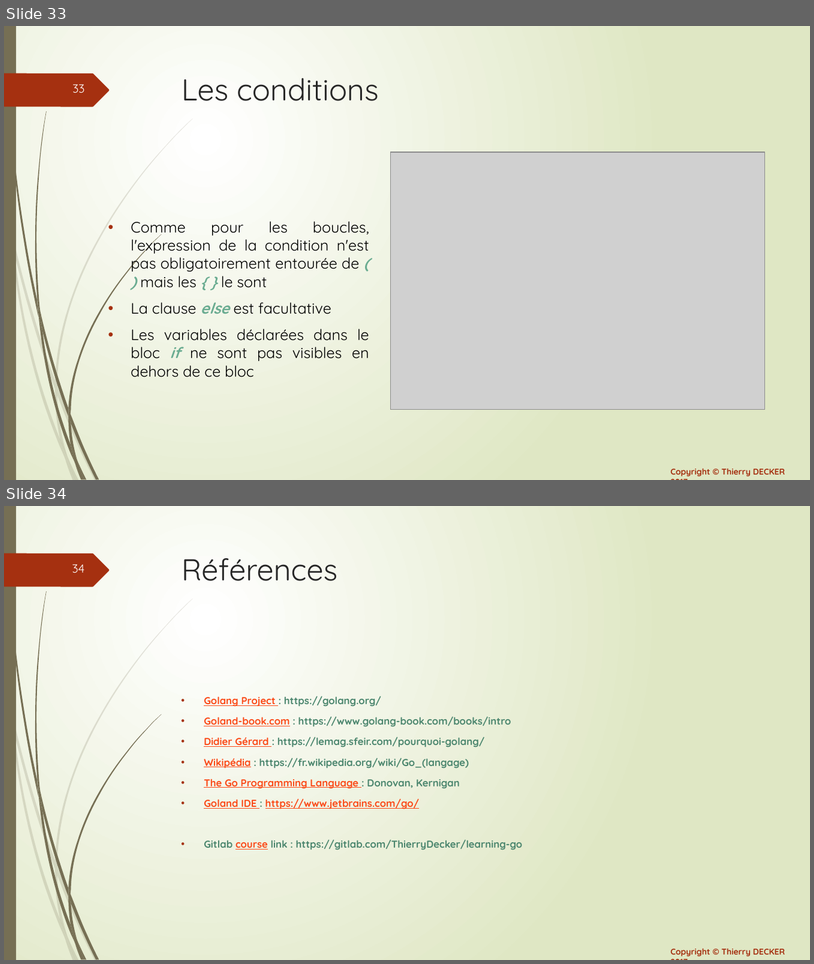
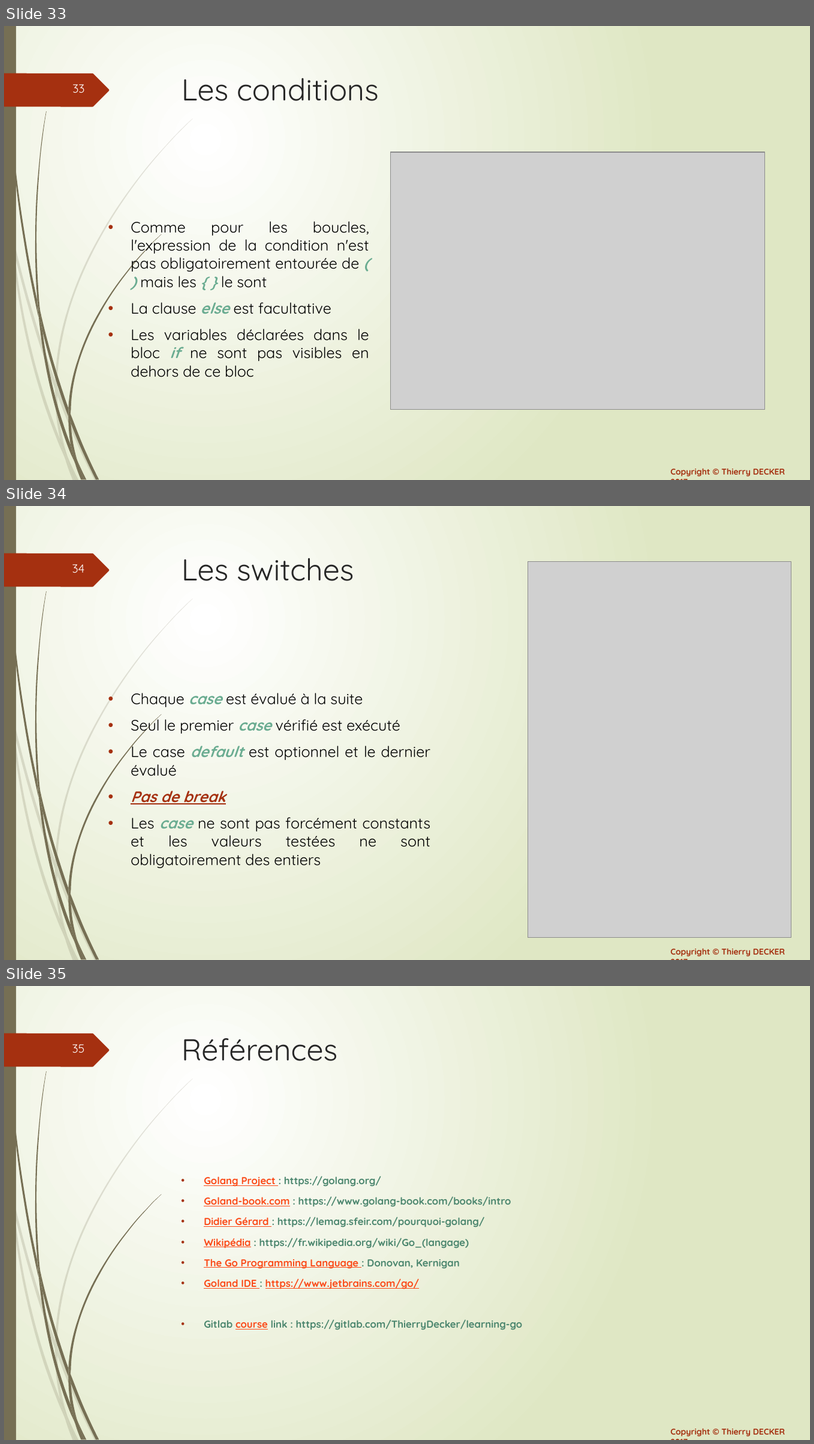
Before and after one commit to thierrydecker/learning-go, a slide deck: documentations/learning-go.pptx. Shown one above the other, each under a label of ours: slides 33 and 34 before the commit, slides 33, 34 and 35 after it. The pictures are 814x964 and 814x1444 pixels, drawn with LibreOffice and Linux fonts; fonts in the diff are those of the drawing; grey boxes stand for pictures. Boxes give left, top, right and bottom in pixels: in the first picture for what was removed or moved away, otherwise in the second. Text is boxed around its words. In the diff, an @@ line names an element or a change of style, - is before the commit and + after.

Commit message:
Added switches

```diff
--- a/documentations/learning-go.pptx
+++ b/documentations/learning-go.pptx
@@ slide 34 added at (4, 506, 810, 960), background gradient #FFFFFF to #DFE8C4; not listed: 26 template elements that a slide beside it also shows @@
@@ title added at (182, 558, 354, 581), 36 pt, text #262626 @@
+Les switches
@@ picture added at (528, 562, 792, 937) @@
@@ text added at (131, 693, 431, 868), 18 pt, text #000000 @@
+• Chaque case est évalué à la suite
+• Seul le premier case vérifié est exécuté
+• Le case default est optionnel et le dernier évalué
+• Pas de break
+• Les case ne sont pas forcément constants et les valeurs testées ne sont obligatoirement des entiers
@@ what was slide 34 is now slide 35 @@
@@ page number at (72, 1044, 85, 1053): text changed @@
-34
+35
```
Also in this commit, not shown: 2 other files.
